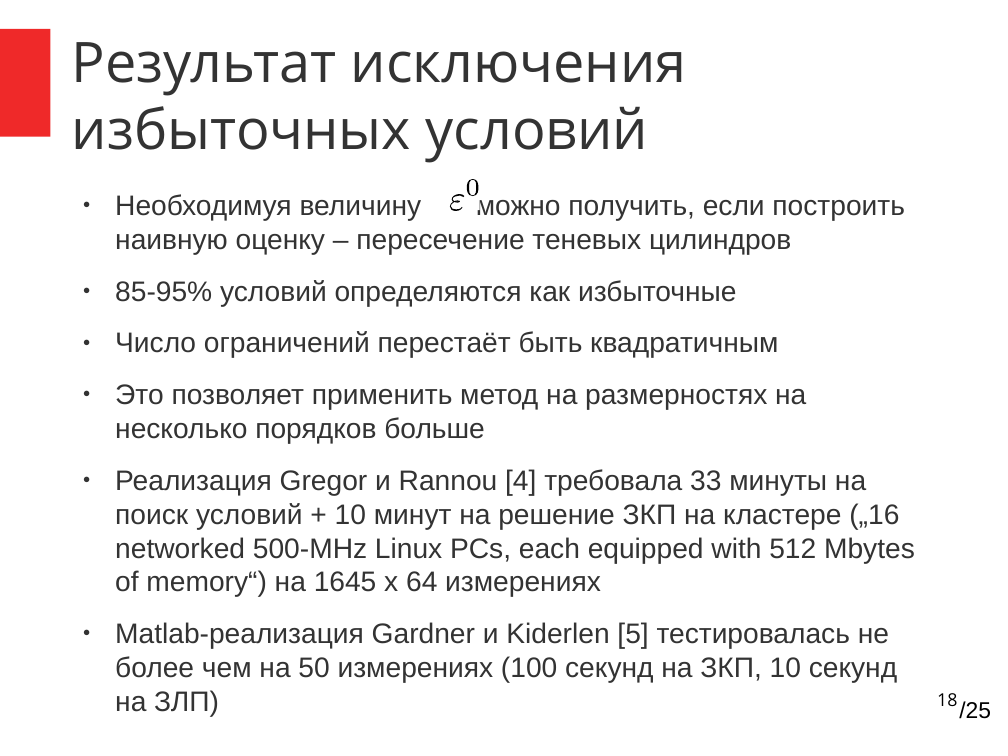
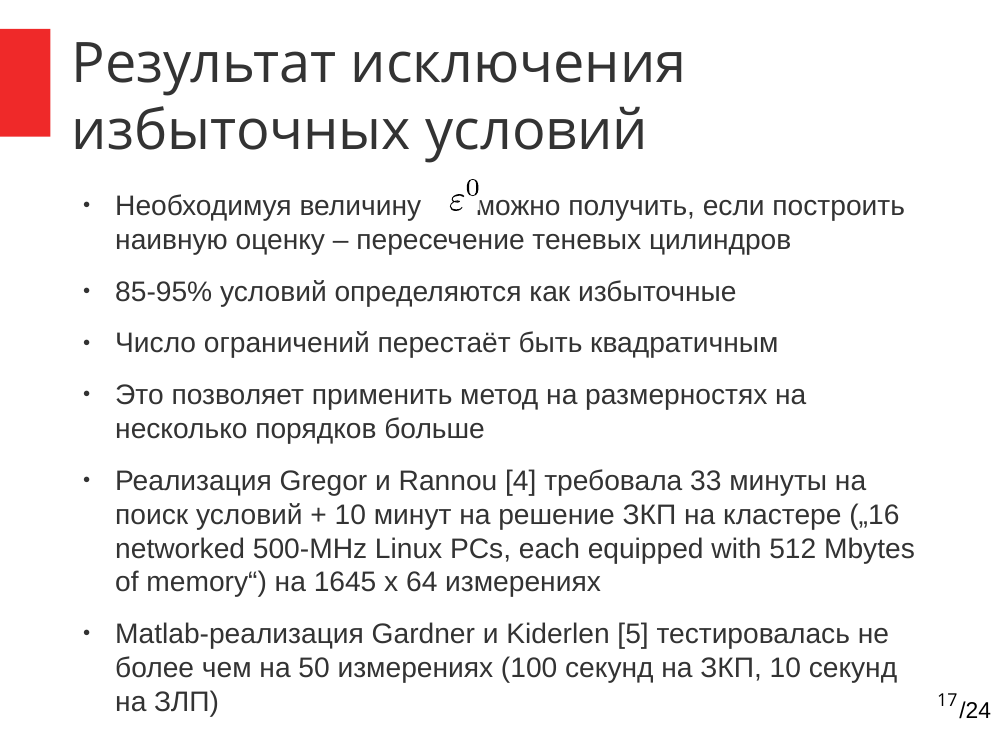
Before and after one commit to ilya-palachev/polyhedra-correction-library, a slide deck: slide 17 of Documentation/i.palachev/Thesis/Lomonosov2015/presentation-lomonosov2015.odp (slide 18 before the commit). Drawn at 1008x756 pixels with LibreOffice and Linux fonts; fonts in the diff are those of the drawing. Boxes give left, top, right and bottom in pixels: in the first picture for what was removed or moved away, otherwise in the second. Text is boxed around its words. In the diff, an @@ line names an element or a change of style, - is before the commit and + after.

Commit message:
[DOC] lomonosov: typo fixes in presentation

```diff
--- a/Documentation/i.palachev/Thesis/Lomonosov2015/presentation-lomonosov2015.odp
+++ b/Documentation/i.palachev/Thesis/Lomonosov2015/presentation-lomonosov2015.odp
@@ page number at [937,693,957,706]: text changed @@
-18
+17
@@ text at [959,701,991,719]: text changed @@
-/25
+/24
```
Also in this commit, not shown: 20 other slides changed, 1 slide removed, 1 other file.
